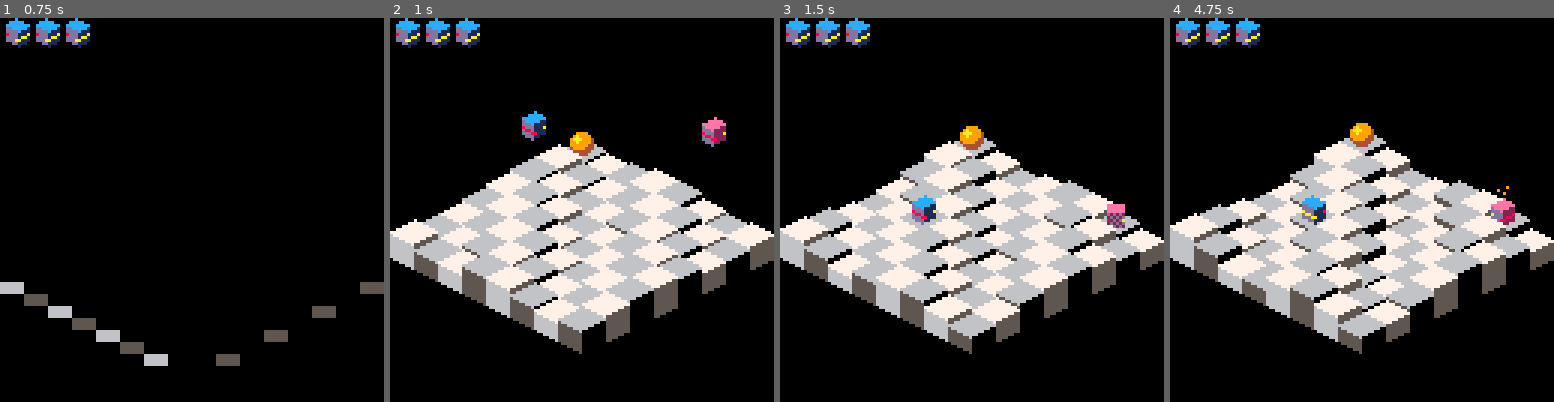
Above: before the commit, frames 1-4 (left to right).
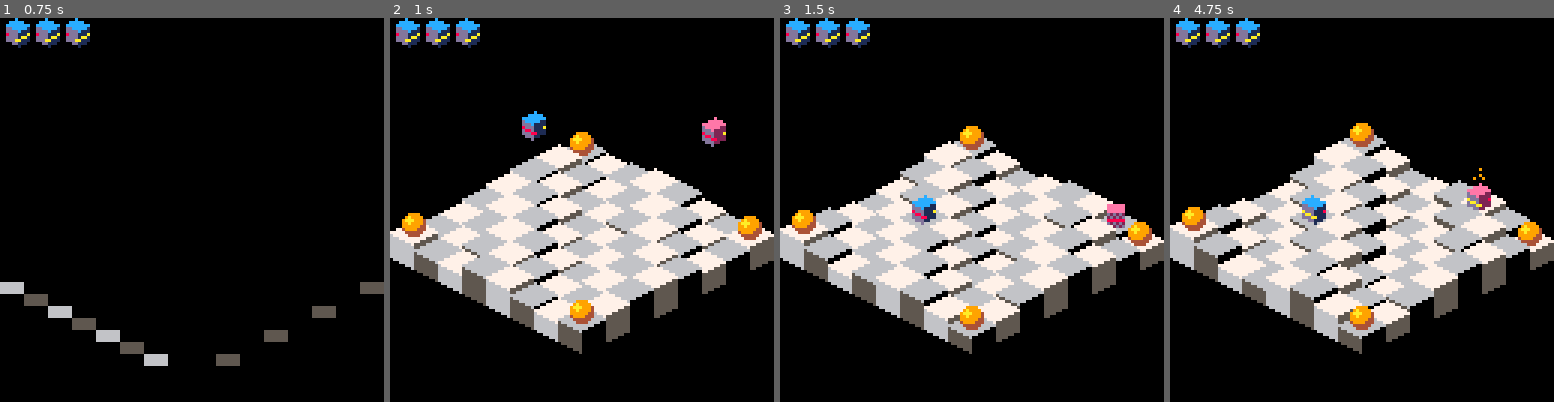
Above: after the commit, the same moments.

Repository: erwinbonsma/BumbleBotsPico8
Game: PICO-8 cartridge rolmops.p8
Two runs of this game, one before a commit and one after it. Both use one fixed random seed, a clock stepped at 60 frames per second and the inputs below.
Inputs:
- Up to frame 1 (0.75 s): tap O (Z key) at 0.7 s
- Up to frame 2 (1 s): no input
- Up to frame 3 (1.5 s): no input
- Up to frame 4 (4.75 s): hold Right 1.6-2.1 s; tap O (Z key) every 0.4 s from 1.7 to 4.5 s; hold Up 2.15-2.42 s; hold Right 2.47-3.03 s; hold Left 3.08-3.58 s; hold Down 3.63-3.97 s; hold Right 4.02-4.68 s; hold Up from 4.73 s (still down)

Frame 1 is identical in both runs. In frame 2, 1.0% of the frame differs, in the area x 3-97%, y 50-80%; in frame 3, 1.0%; in frame 4, 1.7%, in the area x 3-97%, y 39-82%.

Commit message:
Added Restart menu item while playing
Also undid temporary pick-up shortcuts.

Diff:
--- a/rolmops.p8
+++ b/rolmops.p8
@@ -24,11 +24,11 @@
 
 pickups={
  {--level 1
-  {2,2}--,{9,2},{2,9},{9,9}
+  {2,2},{9,2},{2,9},{9,9}
  },
  {--level 2
-  {2,2}--,{9,2},{2,9},
- -- {4,4},{8,4},{4,8},{8,8}
+  {2,2},{9,2},{2,9},
+  {4,4},{8,4},{4,8},{8,8}
  }
 }
 enemies={
@@ -149,6 +149,7 @@
 function show_mainscreen()
  _update=mainscreen_update
  _draw=mainscreen_draw
+ menuitem(1)
 end
 
 map_unit={}
@@ -1131,6 +1132,9 @@
   end
  end
 
+ menuitem(
+  1,"restart",show_mainscreen
+ )
  me.next_level()
 
  return me
